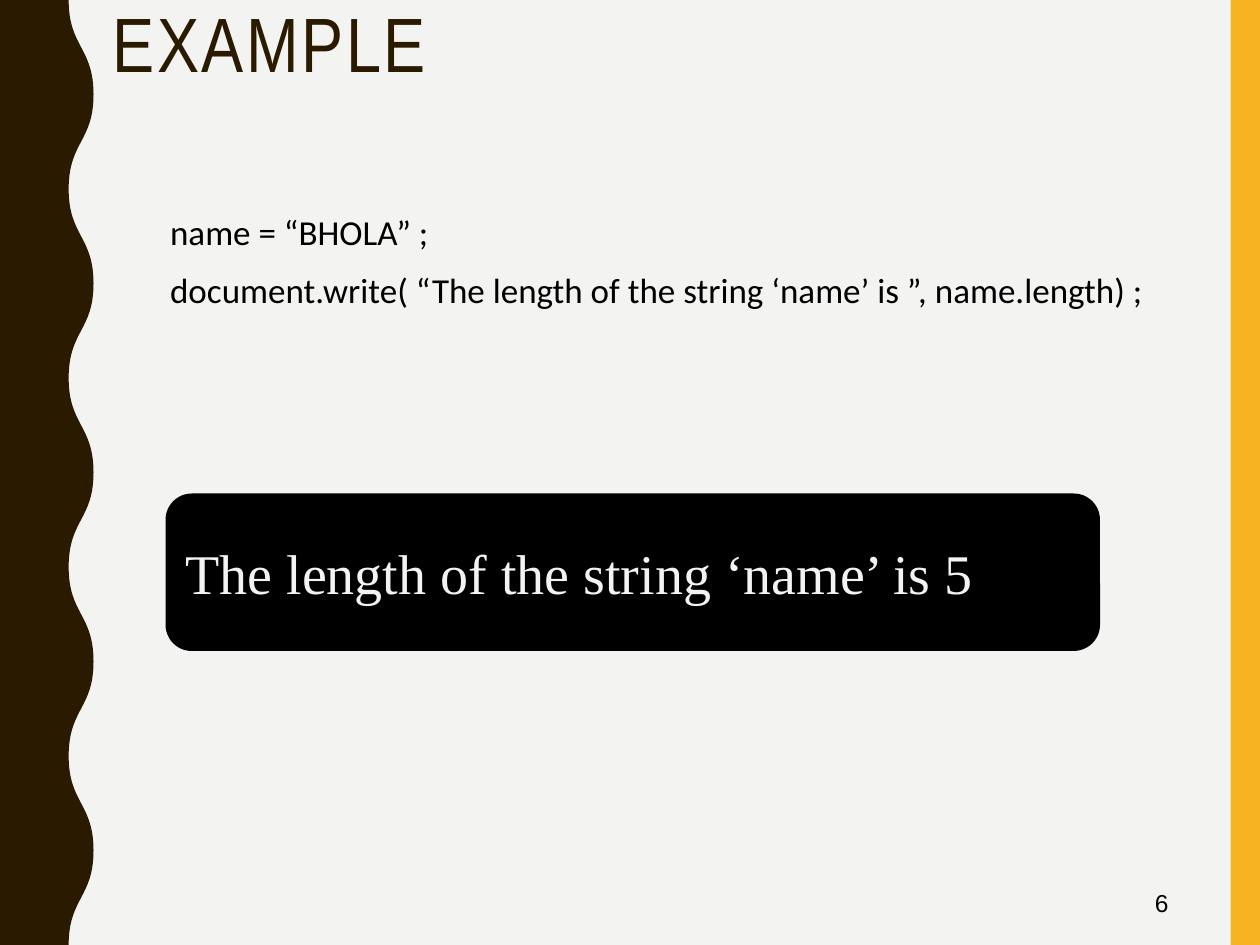
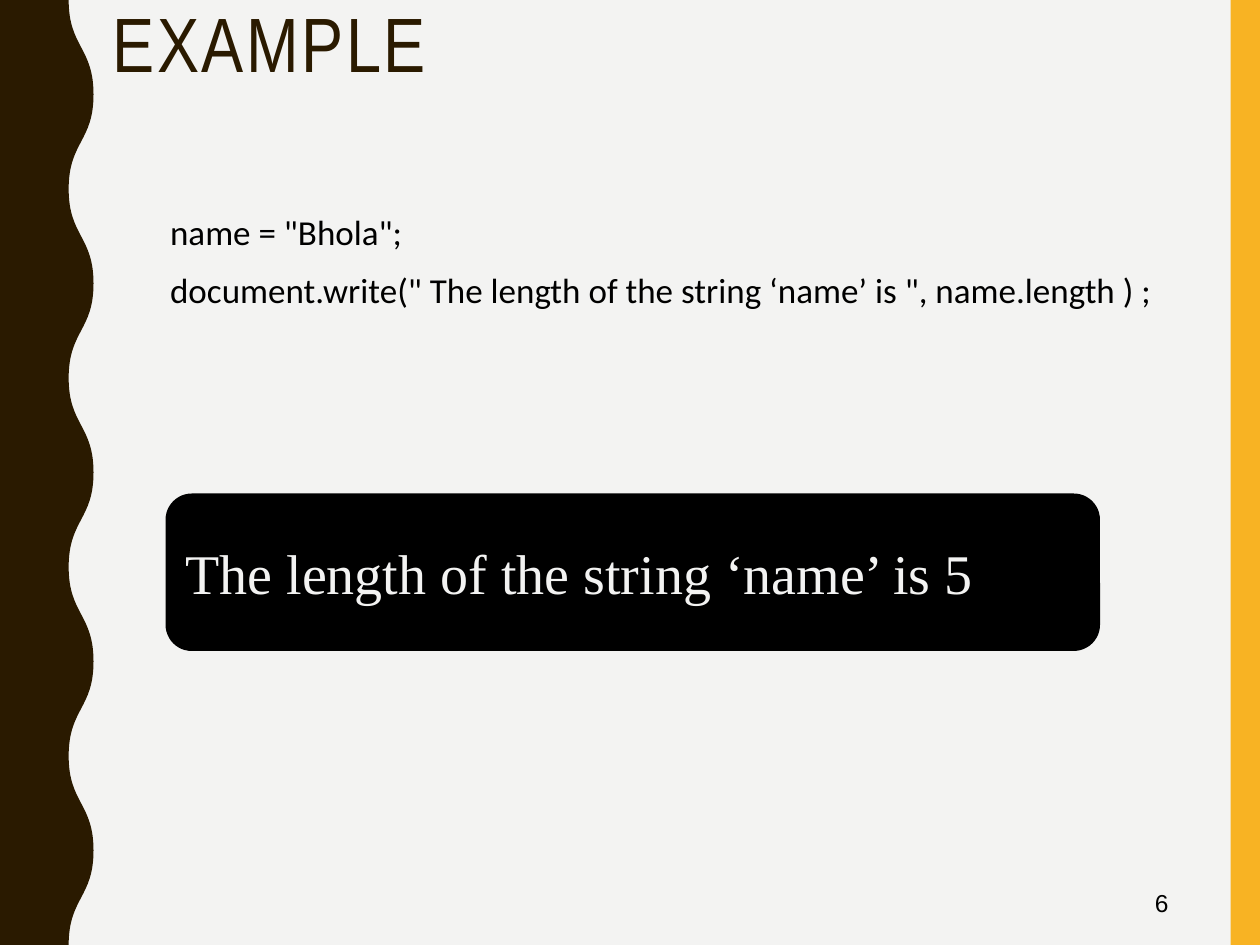
Before and after one commit to mlyngweb1/Website-Development-2-src, a slide deck: slide 6 of topic-03-JavaScript-2/talk-1/talk-1.pptx. Drawn at 1260x945 pixels with LibreOffice and Linux fonts; fonts in the diff are those of the drawing. Boxes give left, top, right and bottom in pixels: in the first picture for what was removed or moved away, otherwise in the second. Text is boxed around its words. In the diff, an @@ line names an element or a change of style, - is before the commit and + after.

```diff
--- a/topic-03-JavaScript-2/talk-1/talk-1.pptx
+++ b/topic-03-JavaScript-2/talk-1/talk-1.pptx
@@ text at box(170, 220, 1114, 309): text changed @@
-name = “BHOLA” ;
-document.write( “The length of the string ‘name’ is ”, name.length) ;
+name = "Bhola";
+document.write(" The length of the string ‘name’ is ", name.length ) ;
```
Also in this commit, not shown: 17 other slides changed, 3 other files.
